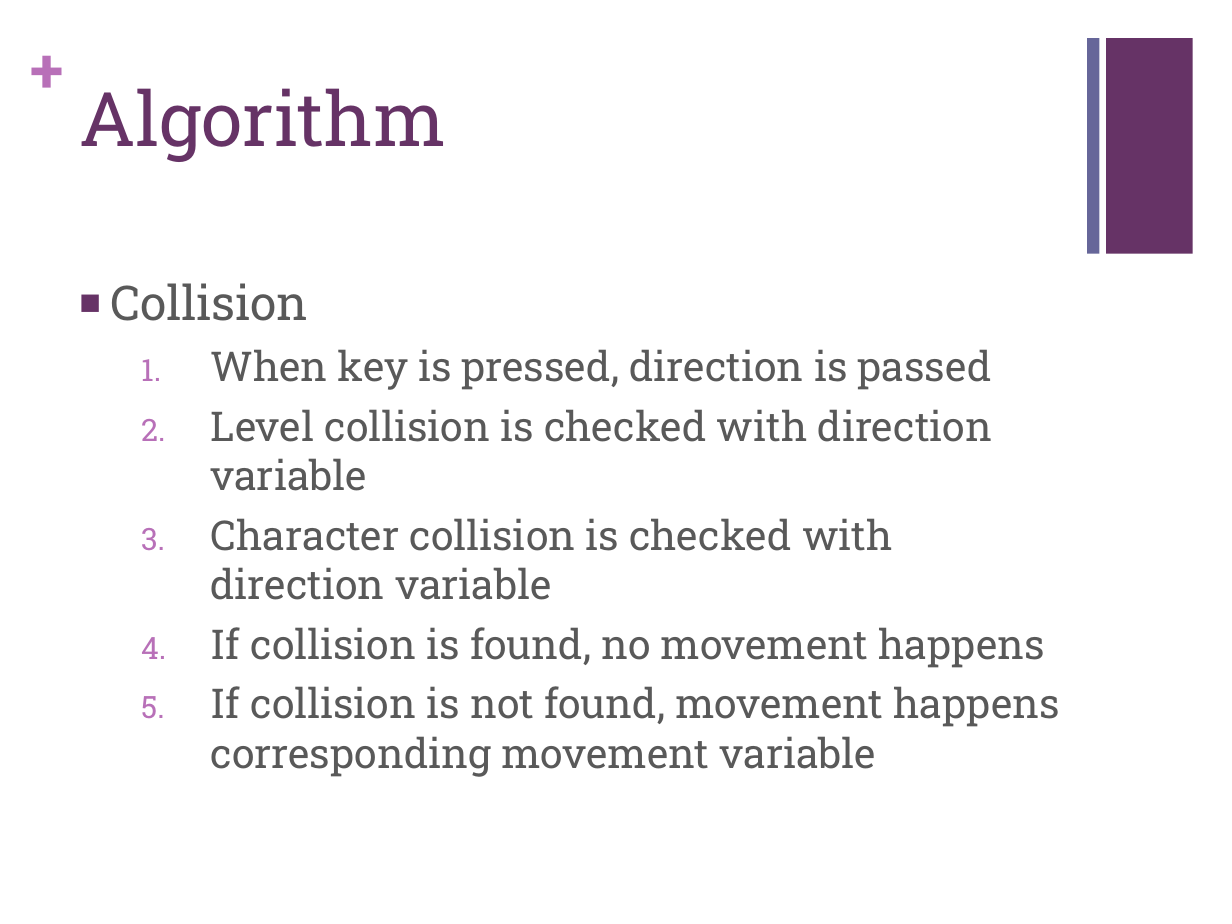
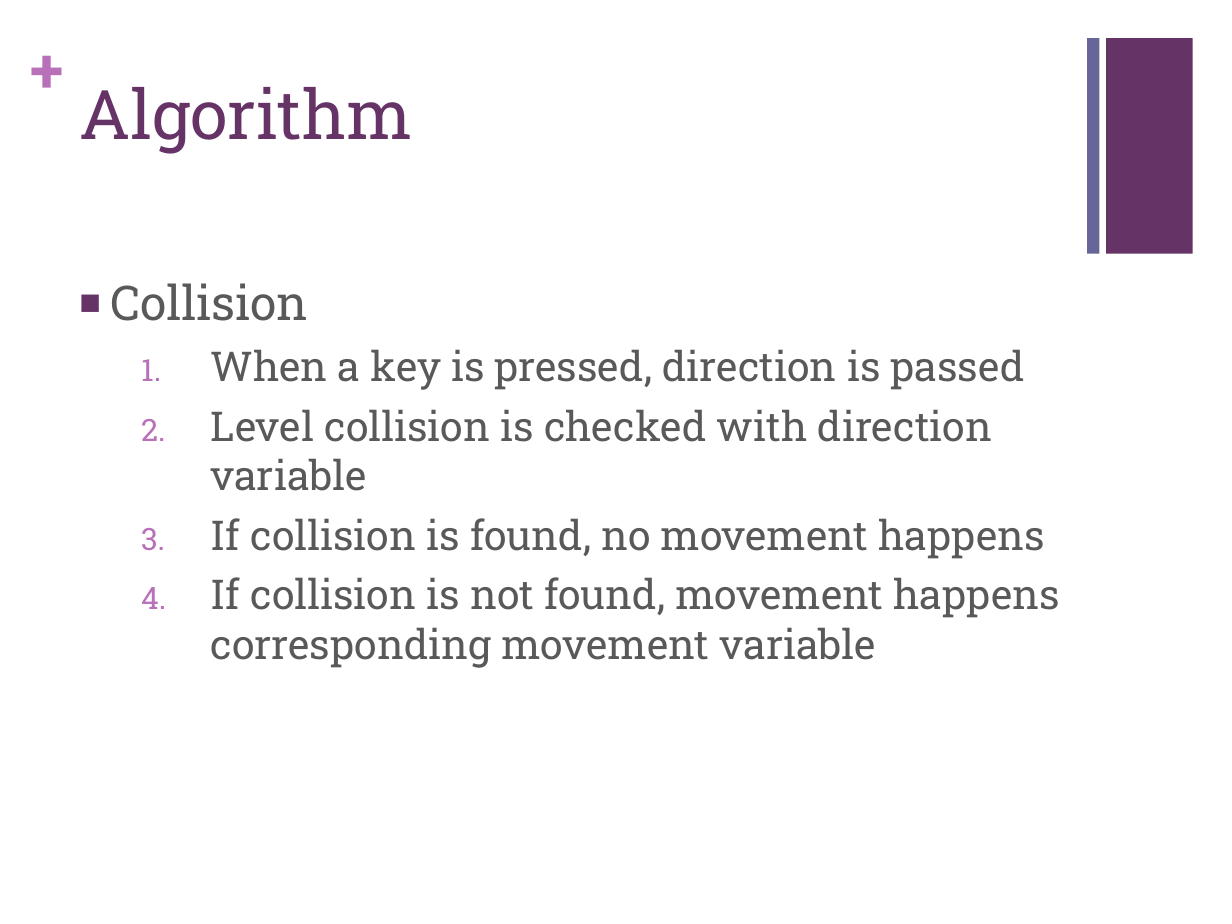
Before and after one commit to juangonzalez/Juan, a slide deck: slide 9 of BomberJuan.pptx (slide 6 before the commit). Drawn at 1232x924 pixels with LibreOffice and Linux fonts; fonts in the diff are those of the drawing. Boxes give left, top, right and bottom in pixels: in the first picture for what was removed or moved away, otherwise in the second. Text is boxed around its words. In the diff, an @@ line names an element or a change of style, - is before the commit and + after.

```diff
--- a/BomberJuan.pptx
+++ b/BomberJuan.pptx
@@ title "Algorithm" at bbox=[79, 87, 412, 154]: size 44 to 40 pt @@
@@ text at bbox=[210, 349, 1025, 390]: text changed @@
-  1. When key is pressed, direction is passed
+  1. When a key is pressed, direction is passed
@@ text at bbox=[210, 518, 893, 600]: paragraph removed @@
-  3. Character collision is checked with direction variable
```
Also in this commit, not shown: 5 other slides changed, 3 slides added, 3 other files.
